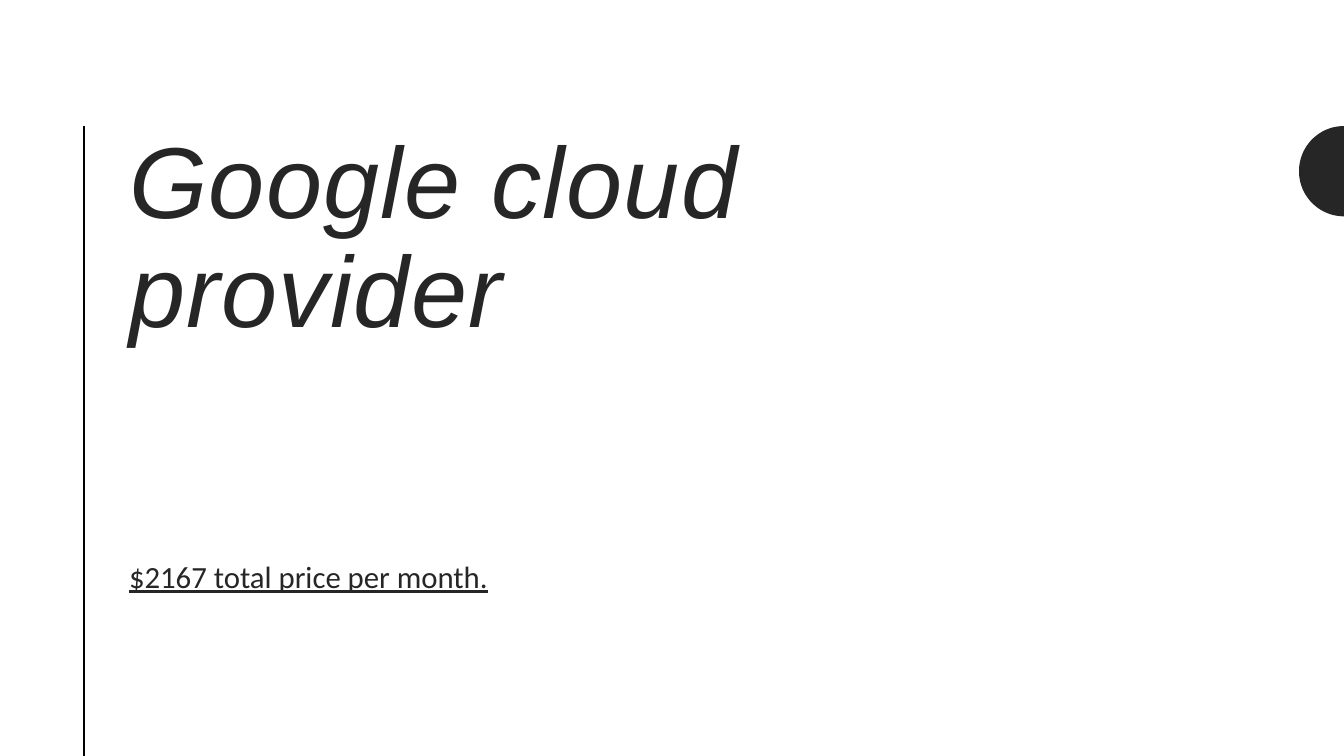
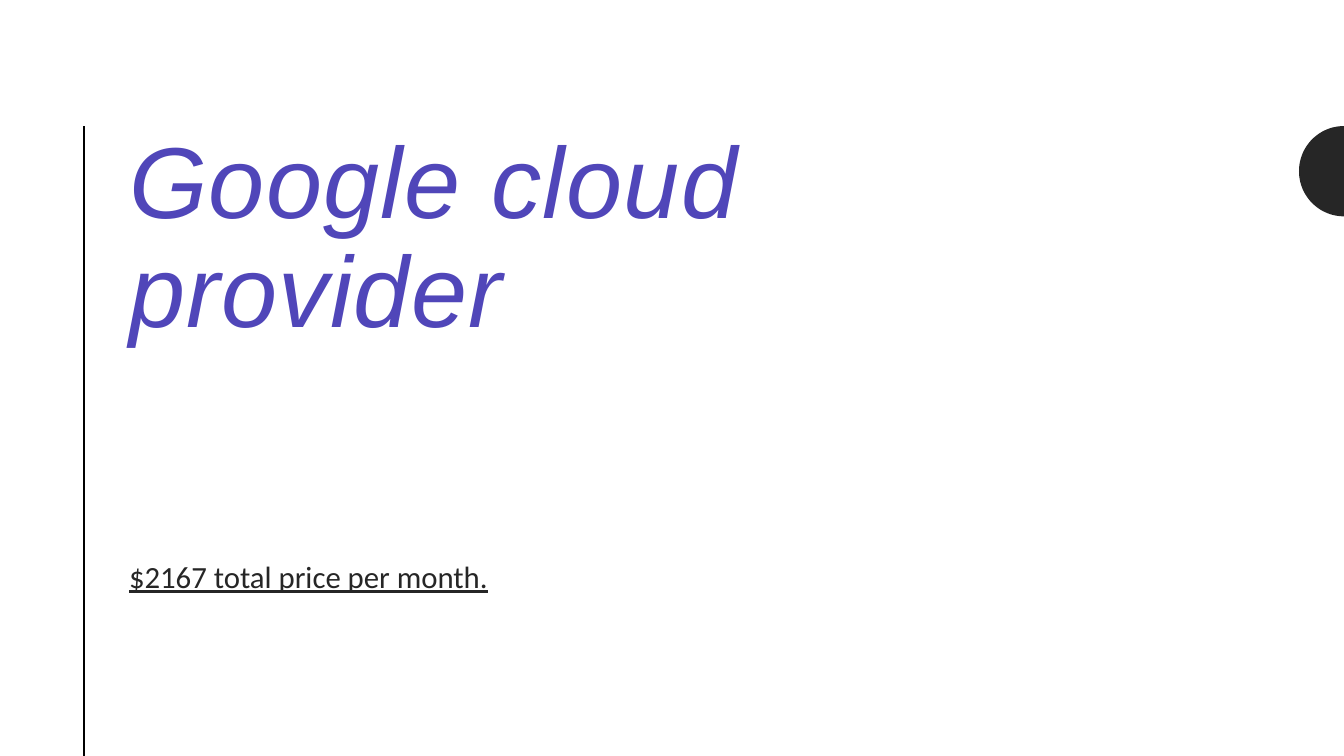
Before and after one commit to Warglaive/SaaS-MachineLearningPlatform-Research, a slide deck: slide 8 of Simple use case cost comparison/ResearchCostMLLibraries.pptx. Drawn at 1344x756 pixels with LibreOffice and Linux fonts; fonts in the diff are those of the drawing. Boxes give left, top, right and bottom in pixels: in the first picture for what was removed or moved away, otherwise in the second. Text is boxed around its words. In the diff, an @@ line names an element or a change of style, - is before the commit and + after.

```diff
--- a/Simple use case cost comparison/ResearchCostMLLibraries.pptx
+++ b/Simple use case cost comparison/ResearchCostMLLibraries.pptx
@@ title "Google cloud provider" at (129,145,737,345): text colour #262626 to #5046B9 @@
```
Also in this commit, not shown: 2 other slides changed.
